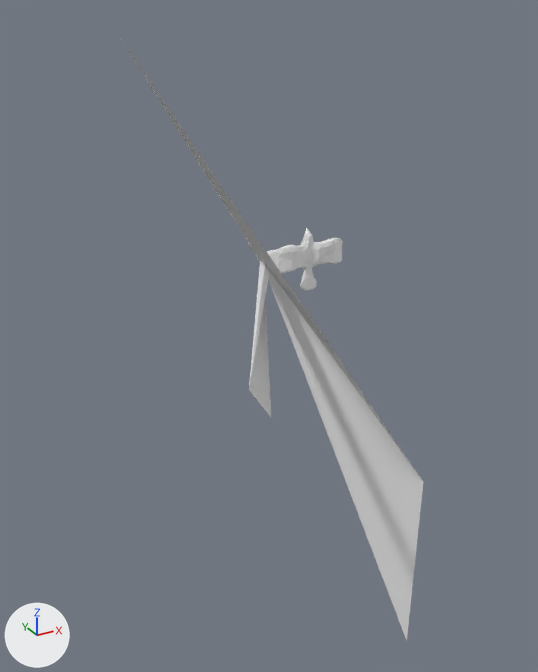
The OBJ model mesh_cnn/datasets/random_walks/T41.obj: old version first, new version second.
One viewpoint serves both versions: a camera (50 mm lens) standing at (-6.59, -10.54, 3.93) and looking at (-1.41, -1.13, -0.78). Every picture has the same lights, and +X, +Y and +Z are marked at lower left. Where no turn or scale is listed for an object, it has been applied to the vertices.

In view in the first picture: 'T41'.
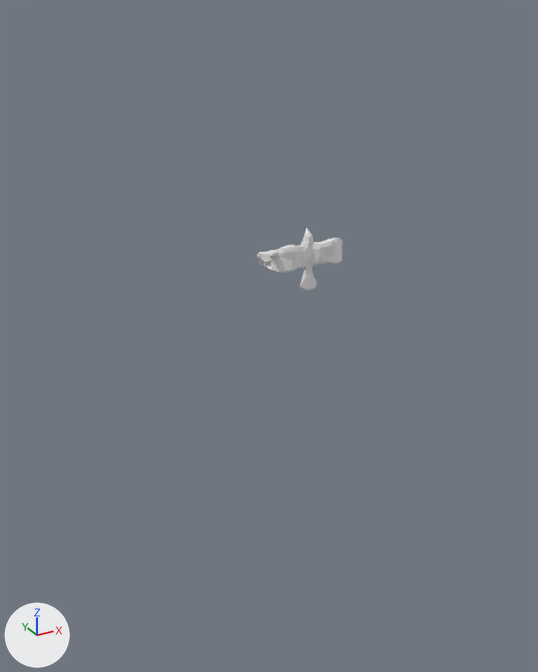
Boxes [x1, y1, x2, y2] around the edits, measured in the pictures (538 x 672 px; the box of a moved part takes in the faces that stretch with it):
'T41', reshaped (72% narrower, 90% shorter): before [115, 30, 423, 640]; after [257, 228, 343, 290]
part 1 of me_t41, moved or reshaped: before [150, 85, 423, 640]; after [257, 250, 278, 271]

Patch to the scene script:
```diff
--- a/mesh_cnn/datasets/random_walks/T41.obj.py
+++ b/mesh_cnn/datasets/random_walks/T41.obj.py
@@ me_t41 @@
 me_t41.from_pydata(...)  # 252 vertices, 500 faces; spans x -3.85..0.83, y -3.27..0.32, z -6.54..3.78
 # used by ob_t41; location = (0.0, 0.0, 0.0)
-me_t41.vertices[226].co = (-0.65, 0.08, 0.16)
-me_t41.vertices[236].co = (-0.75, 0.1, -0.13)
-me_t41.vertices[239].co = (-0.74, 0.22, 0.11)  # pixel (265, 252)
-me_t41.vertices[246].co = (-3.85, -2.01, 3.78)
-me_t41.vertices[248].co = (-2.87, -3.27, -0.37)  # pixel (248, 389)
-me_t41.vertices[249].co = (-2.38, -2.96, -1.06)  # pixel (271, 417)
-me_t41.vertices[250].co = (0.49, -2.84, -6.54)  # pixel (406, 640)
-me_t41.vertices[251].co = (0.61, -2.74, -3.21)  # pixel (423, 481)
+# me_t41 part 1
+me_t41.vertices[226].co = (-0.89, -0.22, 0.2)  # pixel (269, 256)
+me_t41.vertices[236].co = (-0.67, 0.28, -0.23)  # pixel (267, 270)
+me_t41.vertices[239].co = (-0.6, 0.52, -0.02)
+me_t41.vertices[246].co = (-0.96, 0.09, 0.13)  # pixel (257, 256)
+me_t41.vertices[248].co = (-0.78, 0.17, -0.04)  # pixel (264, 262)
+me_t41.vertices[249].co = (-0.72, 0.51, -0.16)  # pixel (258, 263)
+me_t41.vertices[250].co = (-0.83, 0.28, 0.09)  # pixel (258, 253)
+me_t41.vertices[251].co = (-0.85, 0.33, 0.07)  # pixel (256, 254)
```
